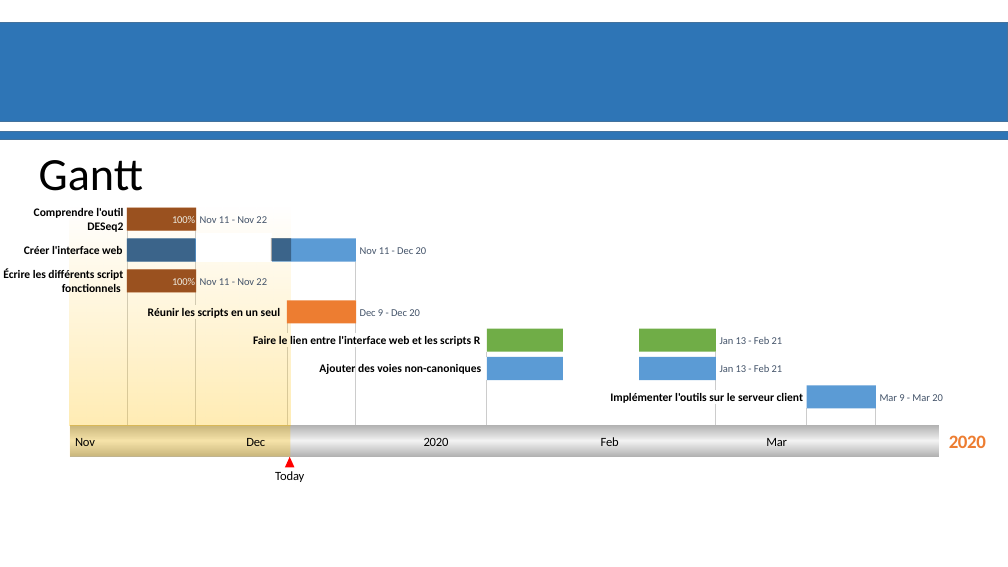
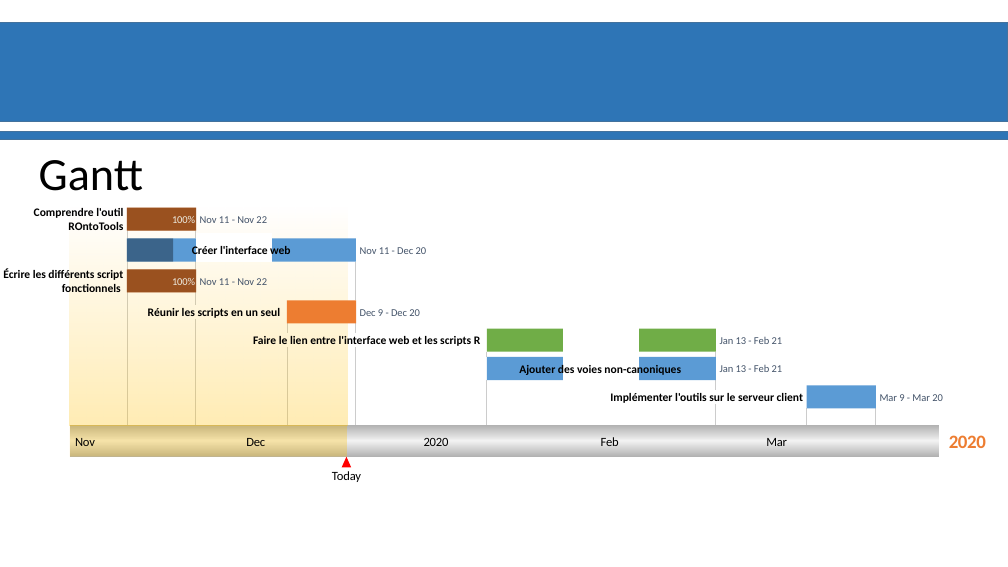
Before and after one commit to materrien/Projet-INSERM, a slide deck: slide 5 of Slides/Diapos_Suivit_projet.pptx. Drawn at 1008x567 pixels with LibreOffice and Linux fonts; fonts in the diff are those of the drawing; background and template pictures are left out. Boxes give left, top, right and bottom in pixels: in the first picture for what was removed or moved away, otherwise in the second. Text is boxed around its words. In the diff, an @@ line names an element or a change of style, - is before the commit and + after.

```diff
--- a/Slides/Diapos_Suivit_projet.pptx
+++ b/Slides/Diapos_Suivit_projet.pptx
@@ text at box(34, 208, 123, 230): text changed @@
-Comprendre l'outil DESeq2
+Comprendre l'outil ROntoTools
@@ rectangle: place and size @@
-rectangle at box(70, 205, 290, 425)
+rectangle at box(70, 205, 347, 425)
@@ rectangle: place and size @@
-rectangle at box(127, 238, 196, 262)
+rectangle at box(127, 238, 173, 262)
@@ rectangle removed at box(271, 238, 291, 262) @@
@@ text "Créer l'interface web" rewrapped from box(24, 246, 122, 254) to box(192, 245, 290, 258) @@
@@ text "Ajouter des voies non-canoniques": place and size @@
-text "Ajouter des voies non-canoniques" at box(319, 364, 482, 374)
+text "Ajouter des voies non-canoniques" at box(519, 363, 681, 376)
@@ rectangle: place and size @@
-rectangle at box(70, 425, 290, 457)
+rectangle at box(70, 425, 347, 457)
@@ text "Today": place and size @@
-text "Today" at box(275, 471, 304, 482)
+text "Today" at box(332, 471, 361, 482)
@@ triangle: place and size @@
-triangle at box(285, 457, 294, 467)
+triangle at box(342, 457, 351, 467)
```
Also in this commit, not shown: 4 other slides changed.
